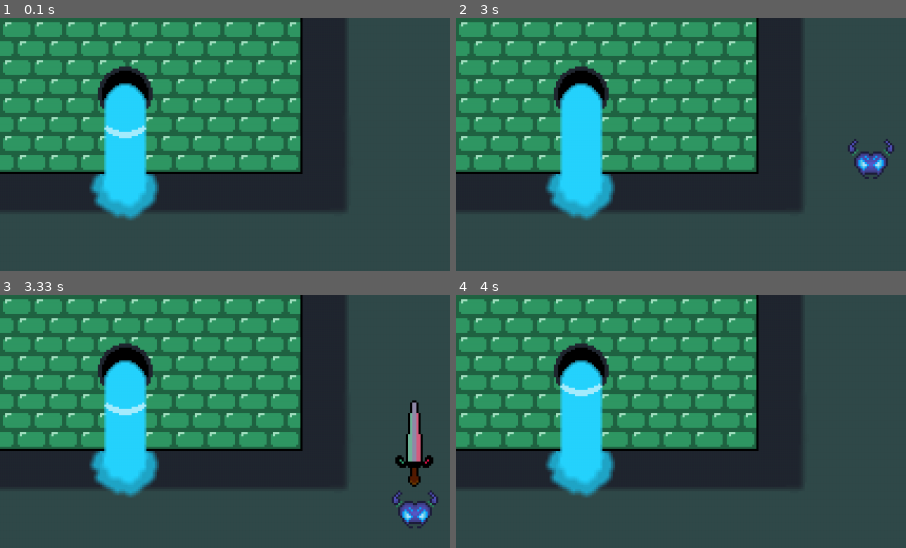
Above: before the commit, frames 1-4 (two rows, left to right).
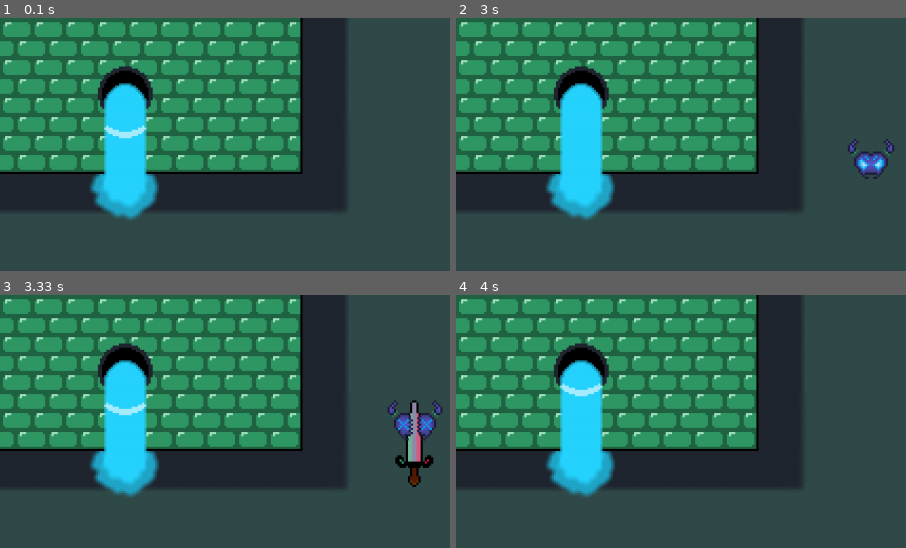
Above: after the commit, the same moments.

Repository: alessitomas/Insper-Pygame-Rythm
Game: pygame game, started from pygame/programa.py
Two runs of this game, one before a commit and one after it. Both use one fixed random seed, a clock stepped at 60 frames per second and the inputs below.
Inputs:
- Up to frame 1 (0.1 s): no input
- Up to frame 2 (3 s): tap W at 0.33 s; tap S at 1.67 s
- Up to frame 3 (3.33 s): tap W at 3.07 s
- Up to frame 4 (4 s): no input
The pictures show only the part of the screen within x 4-54%, y 0-50%; the shares and areas given below are measured in that part.

Frames 1-2 are identical in both runs. In frame 3, 1.6% of the frame differs, in the area x 86-99%, y 41-93%; in frame 4, nothing differs.

Commit message:
kill test

Diff:
--- a/pygame/funcoes.py
+++ b/pygame/funcoes.py
@@ -68,7 +68,8 @@
             'time_elapsed': 0,
             'song_playing': False,
             'protagbounce': False,
-            'synthsewers_up': [2, 6, 18, 22, 26, 26.5, 30, 30.5, 32, 34, 34.5, 36, 38, 38.5, 40, 42, 42.5, 44, 46, 46.5, 48.5, 50.5, 51, 52],
+            'synthsewers_up': [2, 6, 10, 18, 22, 26, 26.5, 30, 30.5, 32, 34, 34.5, 36, 38, 38.5, 40, 42, 42.5, 44, 46, 46.5, 48.5, 50.5, 51, 52],
+            'synthsewers_up_inputs': [2, 6, 10, 18, 22, 26, 26.5, 30, 30.5, 32, 34, 34.5, 36, 38, 38.5, 40, 42, 42.5, 44, 46, 46.5, 48.5, 50.5, 51, 52],
             'dt': 1,
             'prev_time': time.time(),
             'slash_direction': 'none',
@@ -113,8 +114,13 @@
 
 
     new_coords = ((x, y), stop_time)
-    #print(new_coords)
+
     return new_coords
 
-#def check_timing(synthsewers_timings, player_timings):
-    #if
+def check_timing(synthsewers_timings, player_timings):
+
+    for timing in synthsewers_timings:
+        if player_timings[0] >= timing - 18 and player_timings[0] <= timing + 18:
+            return True
+        else:
+            return False
--- a/pygame/programa.py
+++ b/pygame/programa.py
@@ -25,7 +25,7 @@
 
     #Timings from seconds to FPS
     state['synthsewers_up'] = [timing * fps for timing in state['synthsewers_up']]
-
+    state['synthsewers_up_inputs'] = [(timing * fps) + 60 for timing in state['synthsewers_up_inputs']]
     #para carregar os assets sem lag depois
     #time.sleep(3)
 
@@ -43,11 +43,6 @@
     if not state['song_playing']:
         #pygame.mixer.music.play()
         state['song_playing'] = True
-
-
-
-    #Process Past Timings
-    #state['events'] = [event for event in state['synthsewers_up'] if event <= state['time_elapsed']]
 
 
 
@@ -100,20 +95,29 @@
             state['stop_time'] = 0
             state['life_state_up'] = 'alive'
 
+    if state['life_state_up'] == 'dead':
+        if state['dead_time'] == 0:
+            state['enemy_up_y'] = -63
+            state['dead_time'] += 1
+        elif state['dead_time'] <= 30:
+            enemy_dead_up = window.blit(assets['enemy_dead'], (601, 150))
+            state['dead_time'] += 1
+        else:
+            state['dead_time'] = 0
+            state['life_state_up'] = 'not_spawned'
+
     if state['life_state_up'] == 'alive':
+        state['dead_time'] = 0
         state['enemy_up_y'] = enemy_move('up', state['enemy_up_x'], state['enemy_up_y'], state['stop_time'])[0][1] #update y
         state['stop_time'] = enemy_move('up', state['enemy_up_x'], state['enemy_up_y'], state['stop_time'])[1] #update stop time
-        #state['life_state_up'] = enemy_move('up', state['enemy_up_x'], state['enemy_up_y'], state['stop_time'])[2]
 
     if state['enemy_up_y'] >= 280:
         state['life_state_up'] = 'damage'
         state['enemy_up_y'] = -63
-        assets['monsterdeath'].play()
-
-    #print(state['life_state_up'])
+        assets['hitsound'].play()
 
     if state['life_state_up'] == 'damage':
-        assets['hitsound'].play()
+        #assets['hitsound'].play()
         state['life_state_up'] = 'not_spawned'
 
     #Render Protag and Enemies
@@ -121,9 +125,6 @@
 
         if state['life_state_up'] != 'damage':
             enemy_up = window.blit(assets['enemy_blue'][state['enemy_frame']], (state['enemy_up_x'], state['enemy_up_y']))
-        elif state['dead_time'] <= 30 and state['life_state_up'] != 'damage':
-            enemy_dead_up = window.blit(assets['enemy_dead'], (601, 150))
-            state['dead_time'] += 1
 
         #enemy_dead_down = window.blit(assets['enemy_dead'], (601, 490))
 
@@ -191,10 +192,14 @@
                 assets['swoosh'].play()
                 state['slash_direction'] = 'up'
                 state['sword_time'] = 0
+                state['hits_up'].append(state['time_elapsed'])
+
+                if check_timing(state['synthsewers_up_inputs'], state['hits_up']):
+                    assets['monsterdeath'].play()
+                    state['life_state_up'] = 'dead'
+
+
                 state['hits_up'] = []
-                state['hits_up'].append(state['time_elapsed'])
-                print(state['hits_up'])
-
 
 
 
@@ -212,7 +217,7 @@
         state['sword_time'] = 0
 
     for timing in state['synthsewers_up']:
-        if state['time_elapsed'] >= timing + 0.3:
+        if state['time_elapsed'] >= timing + 18:
             state['synthsewers_up'].remove(timing)
 
     #print(state['synthsewers_up'])
